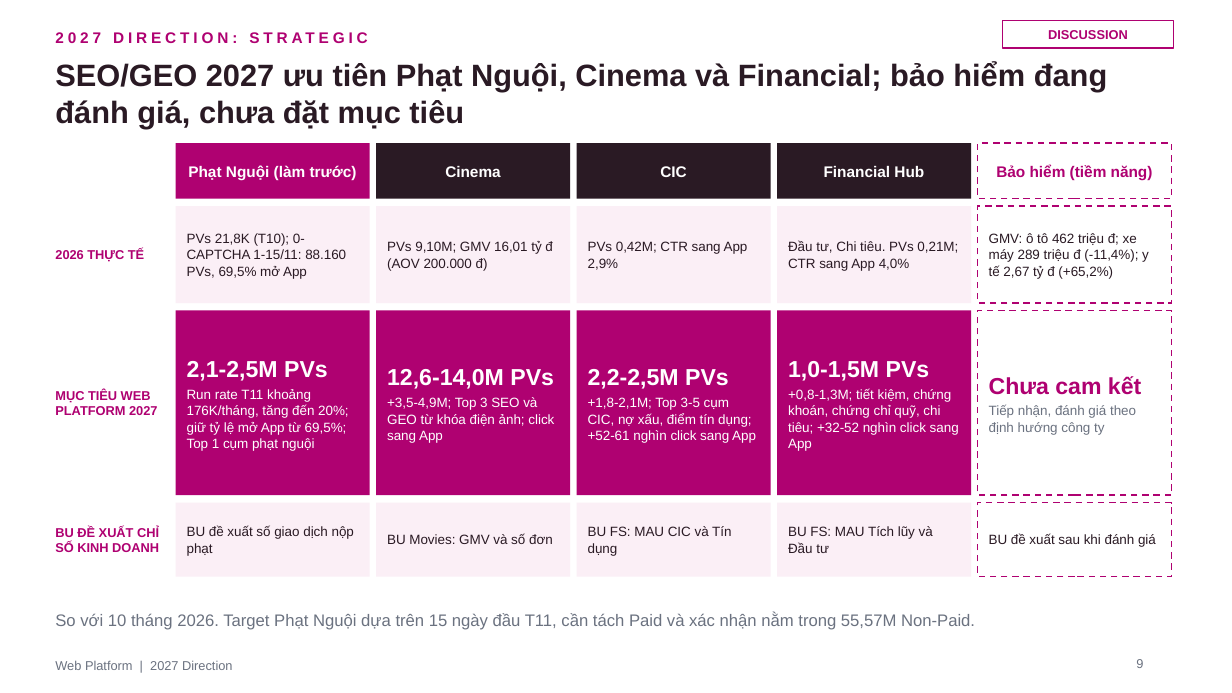
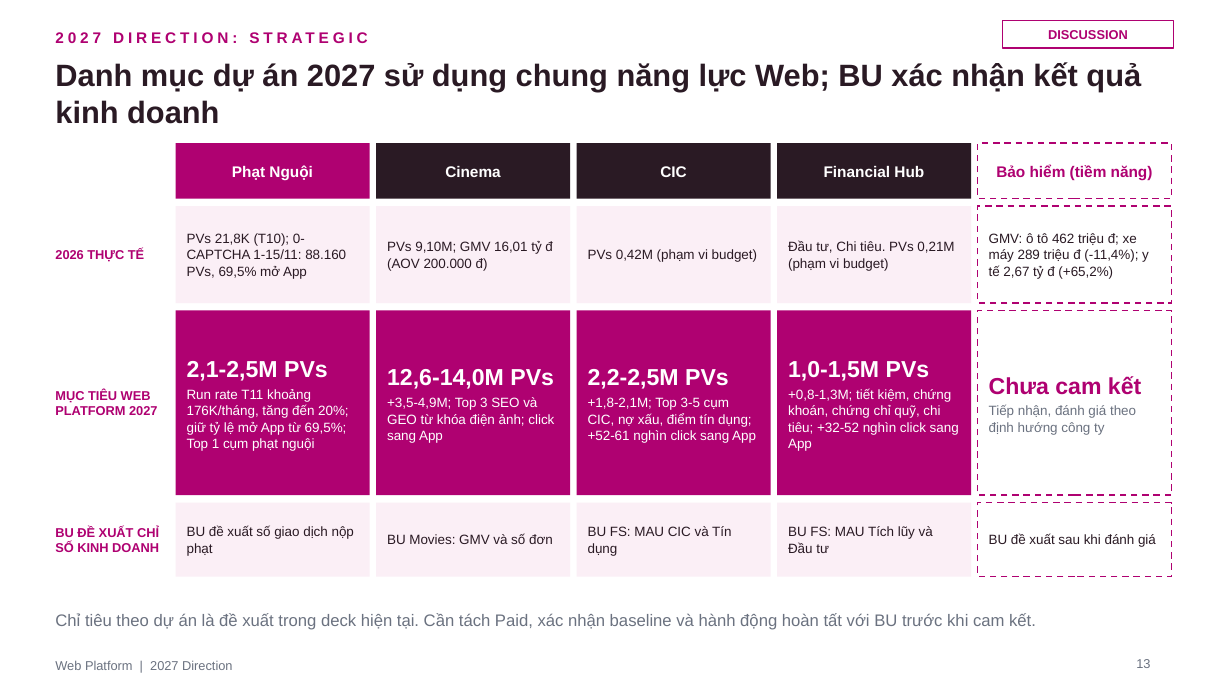
Before and after one commit to stormhoang/hienho-knowledgebase, a slide deck: slide 13 of 07_REPORTS/docs/strategy/2027 Direction - Web Platform (Framework).pptx (slide 9 before the commit). Drawn at 1232x693 pixels with LibreOffice and Linux fonts; fonts in the diff are those of the drawing. Boxes give left, top, right and bottom in pixels: in the first picture for what was removed or moved away, otherwise in the second. Text is boxed around its words. In the diff, an @@ line names an element or a change of style, - is before the commit and + after.

```diff
--- a/07_REPORTS/docs/strategy/2027 Direction - Web Platform (Framework).pptx
+++ b/07_REPORTS/docs/strategy/2027 Direction - Web Platform (Framework).pptx
@@ text at (55,62,1141,124): text changed @@
-SEO/GEO 2027 ưu tiên Phạt Nguội, Cinema và Financial; bảo hiểm đang đánh giá, chưa đặt mục tiêu
+Danh mục dự án 2027 sử dụng chung năng lực Web; BU xác nhận kết quả kinh doanh
@@ text at (232,165,313,180): text changed @@
-Phạt Nguội (làm trước)
+Phạt Nguội
@@ text at (588,249,757,262): text changed @@
-PVs 0,42M; CTR sang App 2,9%
+PVs 0,42M (phạm vi budget)
@@ text at (788,241,954,271): text changed @@
-Đầu tư, Chi tiêu. PVs 0,21M; CTR sang App 4,0%
+Đầu tư, Chi tiêu. PVs 0,21M (phạm vi budget)
@@ text at (55,613,1036,630): text changed @@
-So với 10 tháng 2026. Target Phạt Nguội dựa trên 15 ngày đầu T11, cần tách Paid và xác nhận nằm trong 55,57M Non-Paid.
+Chỉ tiêu theo dự án là đề xuất trong deck hiện tại. Cần tách Paid, xác nhận baseline và hành động hoàn tất với BU trước khi cam kết.
@@ page number at (1136,659,1150,668): text changed @@
-9
+13
```
Also in this commit, not shown: 13 other slides changed, 5 slides added, 14 slides removed.
